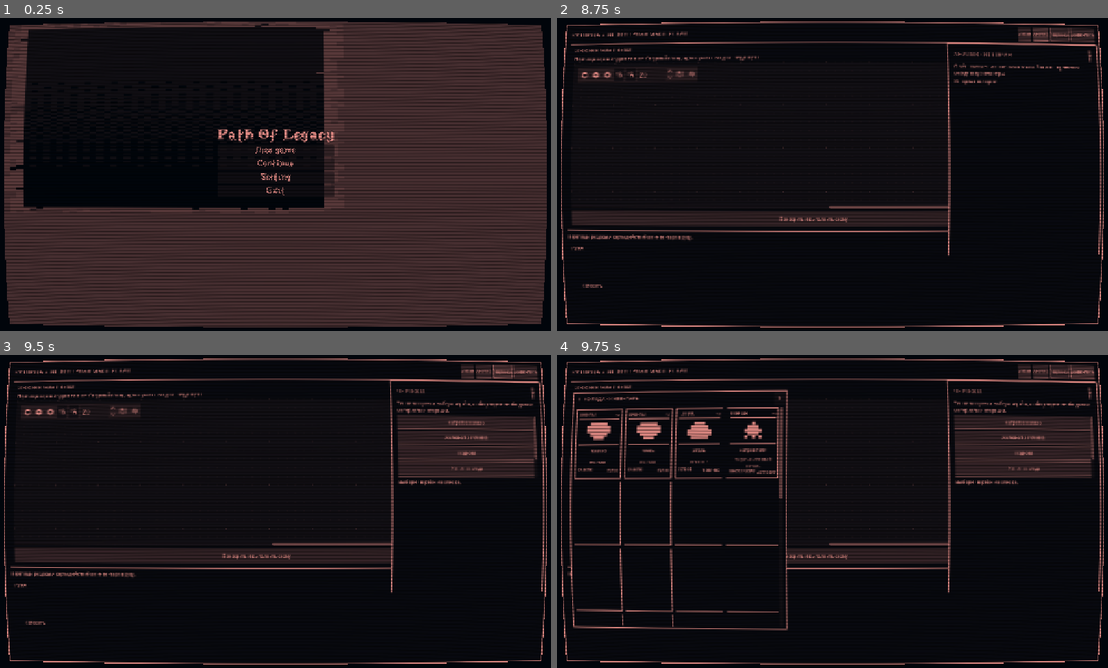
Above: before the commit, frames 1-4 (two rows, left to right).
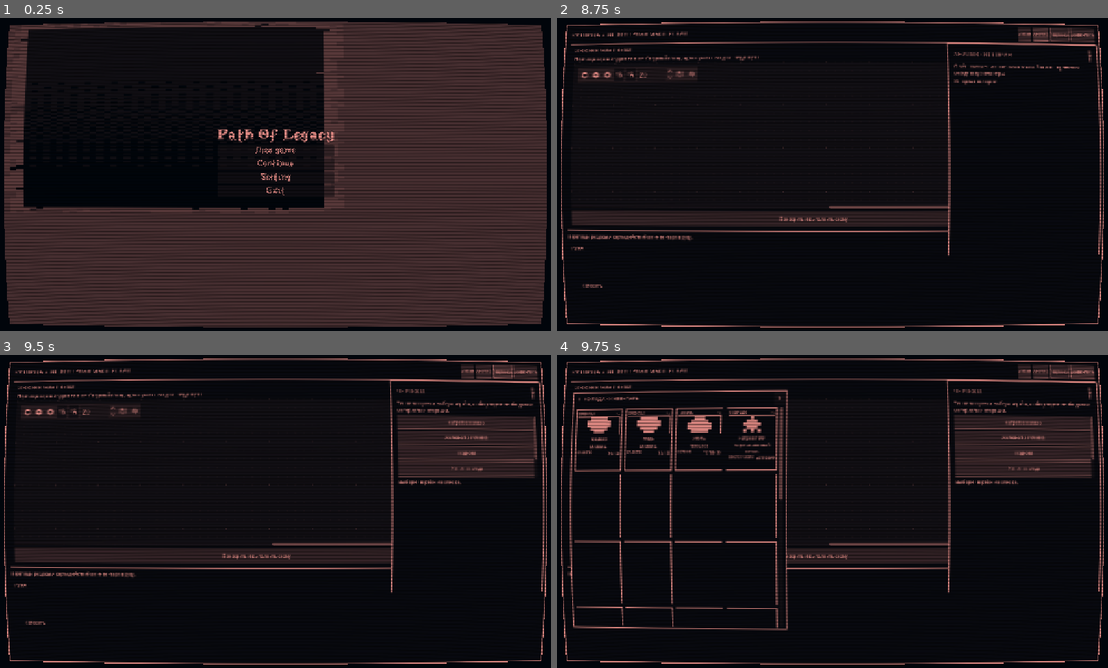
Above: after the commit, the same moments.

Repository: Blyaprint/10-ways
Game: Godot game, scene res://scenes/MainMenu.tscn
Same seed, same stepped clock (60 frames per second), same inputs: the game is played once before the commit and once after it.
Inputs (mouse positions are in pixels of both pictures, inside the frame that each line leads up to):
- Up to frame 1 (0.25 s): no input
- Up to frame 2 (8.75 s): click "New game" at 0.5 s; click "Далее" at 1.25 s; click "Далее" at 2 s; click "Далее" at 2.75 s; tap Enter at 3.5 s; move the mouse to (953, 158) at 3.52 s; click (953, 158) at 3.67 s; click "Принять заказ" at 4.25 s; click "Go to Forge" at 5 s; click "Go to Door" at 5.75 s; click "Go to Door" at 6.5 s; click "Заказ" at 7.25 s; click "Анализ" at 8 s
- Up to frame 3 (9.5 s): click "Чертежи" at 8.75 s
- Up to frame 4 (9.75 s): click "Инвентарь" at 9.5 s

Frames 1-3 are identical in both runs. In frame 4, 3.7% of the frame differs, in the area x 3-41%, y 16-88%.

Commit message:
Fix card layout minimum height and drag preview consistency

Diff:
--- a/scripts/EngineeringWorkbenchUI.gd
+++ b/scripts/EngineeringWorkbenchUI.gd
@@ -614,24 +614,8 @@
 	return box
 
 func _make_drag_preview(title: String, subtitle: String, symbol: String, preview_size: Vector2, payload: Dictionary) -> Control:
-	# Use a fixed-size clipping viewport so child minimum sizes cannot stretch the drag ghost.
-	var preview := Control.new()
-	preview.custom_minimum_size = preview_size
-	preview.size = preview_size
-	preview.clip_contents = true
-	preview.mouse_filter = Control.MOUSE_FILTER_IGNORE
-	preview.size_flags_horizontal = Control.SIZE_SHRINK_BEGIN
-	preview.size_flags_vertical = Control.SIZE_SHRINK_BEGIN
-
-	var card := _make_visual_card(payload, title, subtitle, symbol, Color("#f4f0df"), preview_size)
-	card.position = Vector2.ZERO
-	card.custom_minimum_size = preview_size
-	card.size = preview_size
-	card.size_flags_horizontal = Control.SIZE_SHRINK_BEGIN
-	card.size_flags_vertical = Control.SIZE_SHRINK_BEGIN
-	card.clip_contents = true
-	preview.add_child(card)
-	return preview
+	# The drag ghost is the same card scene/layout as the hand card, at the same dimensions.
+	return _make_visual_card(payload, title, subtitle, symbol, Color("#f4f0df"), preview_size)
 
 
 func _make_visual_card(payload: Dictionary, title: String, subtitle: String, symbol: String, tint: Color, card_size: Vector2) -> FullDragCard:
@@ -655,14 +639,14 @@
 	card.add_theme_stylebox_override("panel", frame)
 
 	var outer := MarginContainer.new()
-	for pair in [["margin_left", 5], ["margin_right", 5], ["margin_top", 5], ["margin_bottom", 5]]:
+	for pair in [["margin_left", 3], ["margin_right", 3], ["margin_top", 3], ["margin_bottom", 3]]:
 		outer.add_theme_constant_override(pair[0], pair[1])
 	outer.mouse_filter = Control.MOUSE_FILTER_IGNORE
 	card.add_child(outer)
 
 	var body := VBoxContainer.new()
 	body.mouse_filter = Control.MOUSE_FILTER_IGNORE
-	body.add_theme_constant_override("separation", 3)
+	body.add_theme_constant_override("separation", 1)
 	outer.add_child(body)
 
 	var header := HBoxContainer.new()
@@ -682,7 +666,7 @@
 		header.add_child(count_label)
 
 	var art_frame := PanelContainer.new()
-	art_frame.custom_minimum_size.y = 62
+	art_frame.custom_minimum_size.y = 42
 	var art_style := StyleBoxFlat.new()
 	art_style.bg_color = Color("#080808")
 	art_style.border_color = Color("#f4f0df")
@@ -701,7 +685,7 @@
 	name_label.horizontal_alignment = HORIZONTAL_ALIGNMENT_CENTER
 	name_label.vertical_alignment = VERTICAL_ALIGNMENT_CENTER
 	name_label.autowrap_mode = TextServer.AUTOWRAP_WORD_SMART
-	name_label.custom_minimum_size.y = 25
+	name_label.custom_minimum_size.y = 20
 	name_label.mouse_filter = Control.MOUSE_FILTER_IGNORE
 	body.add_child(name_label)
 
@@ -709,7 +693,7 @@
 	detail_label.horizontal_alignment = HORIZONTAL_ALIGNMENT_CENTER
 	detail_label.vertical_alignment = VERTICAL_ALIGNMENT_CENTER
 	detail_label.autowrap_mode = TextServer.AUTOWRAP_WORD_SMART
-	detail_label.custom_minimum_size.y = 22
+	detail_label.custom_minimum_size.y = 16
 	detail_label.mouse_filter = Control.MOUSE_FILTER_IGNORE
 	body.add_child(detail_label)
 
